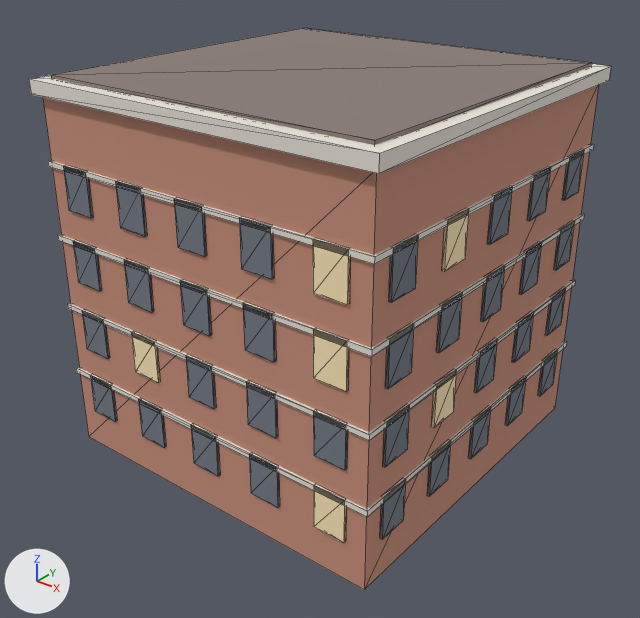
The OBJ model data/models/building_brick.obj: old version first, new version second.
One viewpoint serves both versions: a 50 mm camera at (22.3, -28.5, 23.6) aimed at (0.3, -0.9, 6.5). The lights are fixed; the arrows at lower left show +X, +Y and +Z. The first picture is the older version. Mesh edges are drawn as thin lines. Where no turn or scale is listed for an object, it has been applied to the vertices. Vertices at exactly the same position are counted once.

Objects in the first picture: 'building_brick'.
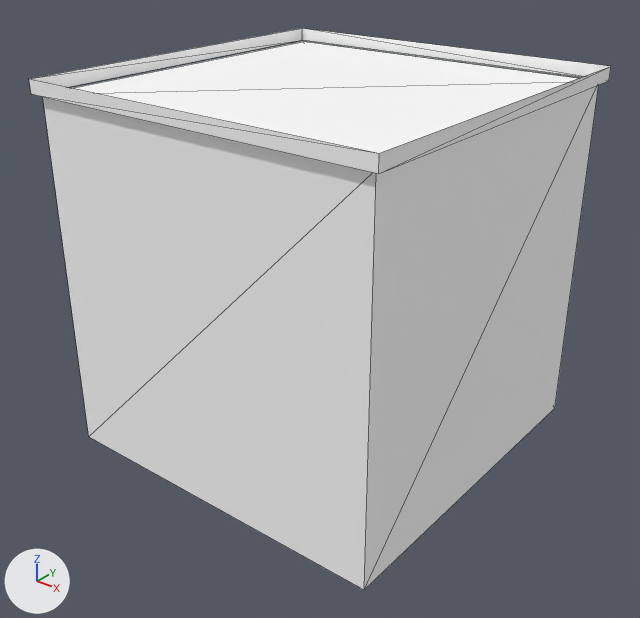
Diff of the bpy script that builds the scene:
```diff
--- a/data/models/building_brick.obj.py
+++ b/data/models/building_brick.obj.py
@@ mat_paint @@
+mat_paint = principled_material('paint')
+mat_paint.base_color = (0.98, 0.98, 0.98)  # white #fdfdfd
+mat_paint.roughness = 1.0
@@ me_building_brick @@
 # used by ob_building_brick; location = (0.0, 0.0, 0.0)
 # verts and faces of me_building_brick; kept vertices keep their numbers, new ones are numbered from 696
 # before: 4 (-8.0, 8.0, 0.0), 5 (8.0, 8.0, 0.0) at pixel (554, 408), 6 (8.0, -8.0, 0.0) at pixel (364, 589), 7 (-8.0, -8.0, 0.0) at pixel (88, 436), 680 (-8.3, -8.3, 16.6) at pixel (28, 78)
 # before: 681 (8.3, -8.3, 16.6) at pixel (379, 153), 682 (8.3, 8.3, 16.6) at pixel (611, 66), 683 (-8.3, 8.3, 16.6) at pixel (302, 28), 684 (-8.3, 8.3, 16.0), 685 (8.3, 8.3, 16.0) at pixel (608, 80)
 # before: 686 (8.3, -8.3, 16.0) at pixel (378, 173), 687 (-8.3, -8.3, 16.0) at pixel (31, 94)
-me_building_brick.from_pydata(...)  # 696 vertices, 1044 faces; spans x -8.3..8.3, y -8.3..8.3, z 0.0..16.8
-me_building_brick.materials.append(mat_brick_window)  # grey #767c86
-me_building_brick.materials.append(mat_brick_lit)  # beige #ffeabc
-me_building_brick.materials.append(mat_brick_roof)  # grey #897c76
+me_building_brick.from_pydata(...)  # 16 vertices, 18 faces; spans x -8.3..8.3, y -8.3..8.3, z 0.0..16.6
+# me_building_brick part 1: 85 loose pieces with 680 vertices, spanning x -8.1..8.1, y -8.1..8.1, z 1.8..16.8, are deleted
+# me_building_brick part 2
+delete_faces([(4, 5, 6), (4, 6, 7), (680, 681, 682), (680, 682, 683), (684, 685, 686), (684, 686, 687)])
+# me_building_brick part 3: 10 faces spanning x -8.0..8.0, y -8.0..8.0, z 0.0..16.0 switch from mat_brick_wall (brown #c8907c) to mat_paint (white #fdfdfd)
+# me_building_brick part 4: 8 faces spanning x -8.3..8.3, y -8.3..8.3, z 16.0..16.6 switch from mat_brick_trim (white #eae5da) to mat_paint (white #fdfdfd)
```

What differs and where, as boxes (x1, y1, x2, y2) in the pictures (640 x 618 px):
part 1 of me_building_brick, deleted
    before: (48, 28, 594, 542)
part 2 of me_building_brick, deleted
    before: (31, 64, 610, 153)
part 3 of me_building_brick, recoloured (brown to white)
    before: (43, 85, 599, 590)
    after: (43, 42, 599, 590)
part 4 of me_building_brick, recoloured
    before: (29, 66, 611, 174)
    after: (29, 28, 611, 174)
